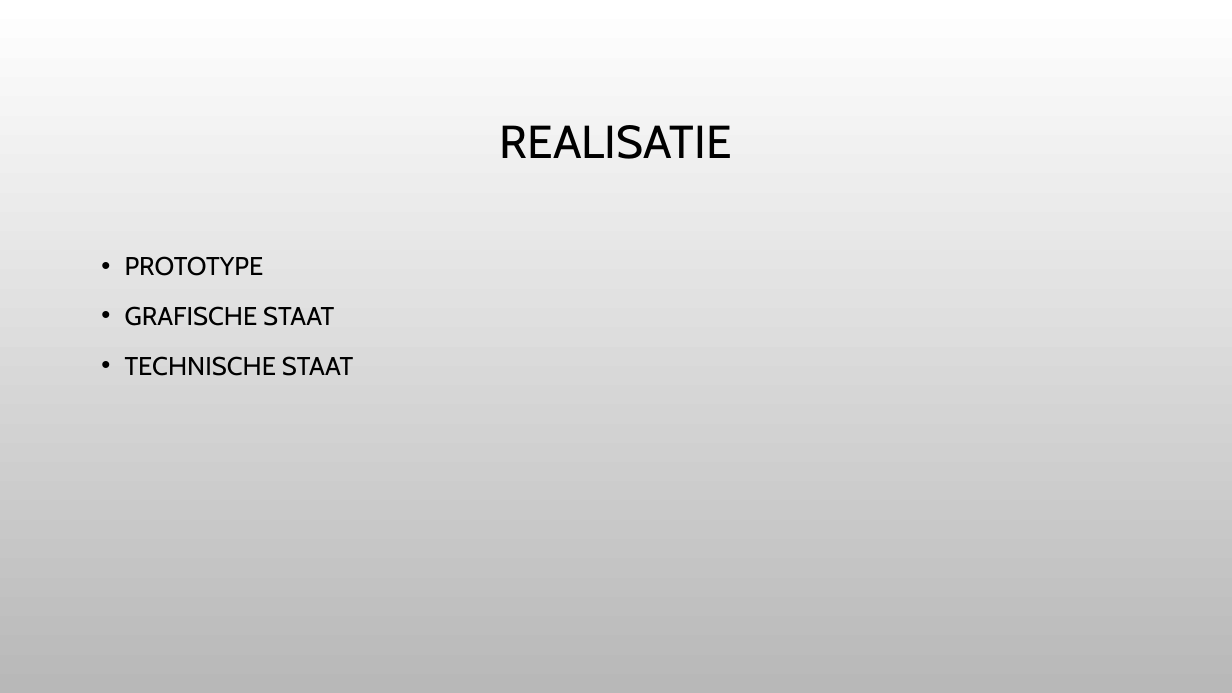
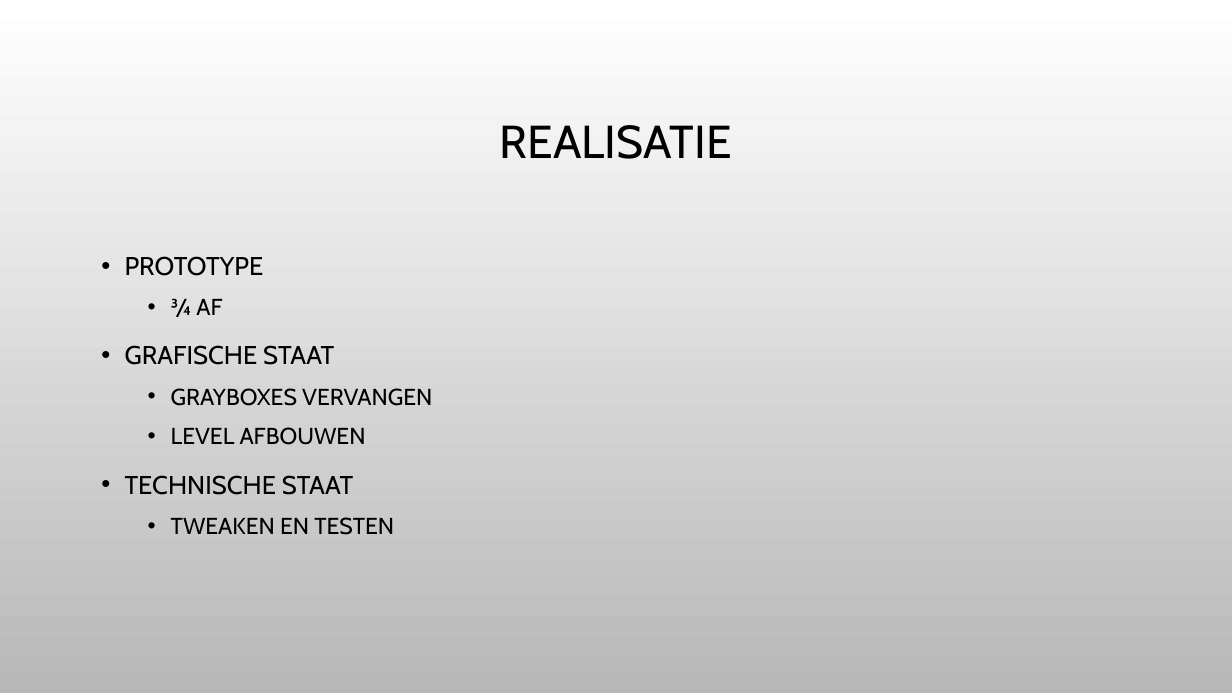
Before and after one commit to kvk4life/Gamelab_3, a slide deck: slide 8 of Presentatie/Presentatie_2_GL3.ppt. Drawn at 1232x693 pixels with LibreOffice and Linux fonts; fonts in the diff are those of the drawing; background and template pictures are left out. Boxes give left, top, right and bottom in pixels: in the first picture for what was removed or moved away, otherwise in the second. Text is boxed around its words. In the diff, an @@ line names an element or a change of style, - is before the commit and + after.

Commit message:
PResentatie is af
de powerpoint te minste, de map en scene niet *leveldesigners* plis

```diff
--- a/Presentatie/Presentatie_2_GL3.ppt
+++ b/Presentatie/Presentatie_2_GL3.ppt
@@ text at (171,298,222,317): paragraph added @@
+  • ¾ AF
@@ text at (171,388,432,445): paragraphs added @@
+  • GRAYBOXES VERVANGEN
+  • LEVEL AFBOUWEN
@@ text at (171,517,394,535): paragraph added @@
+  • TWEAKEN EN TESTEN
```
Also in this commit, not shown: 3 other slides changed, 1 slide removed.
